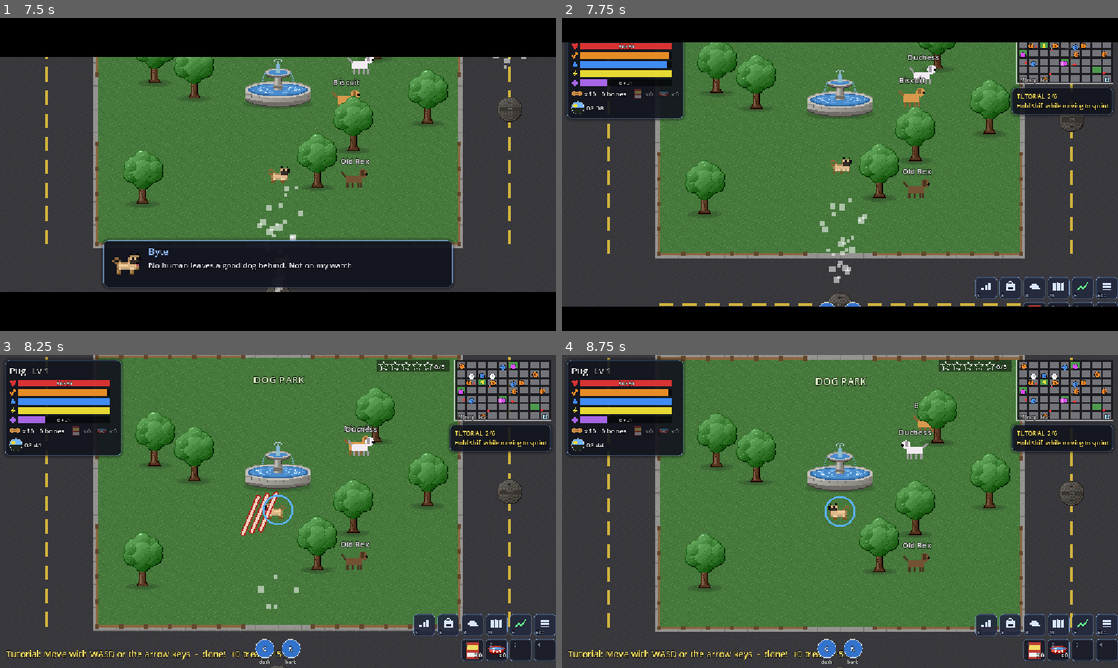
Above: before the commit, frames 1-4 (two rows, left to right).
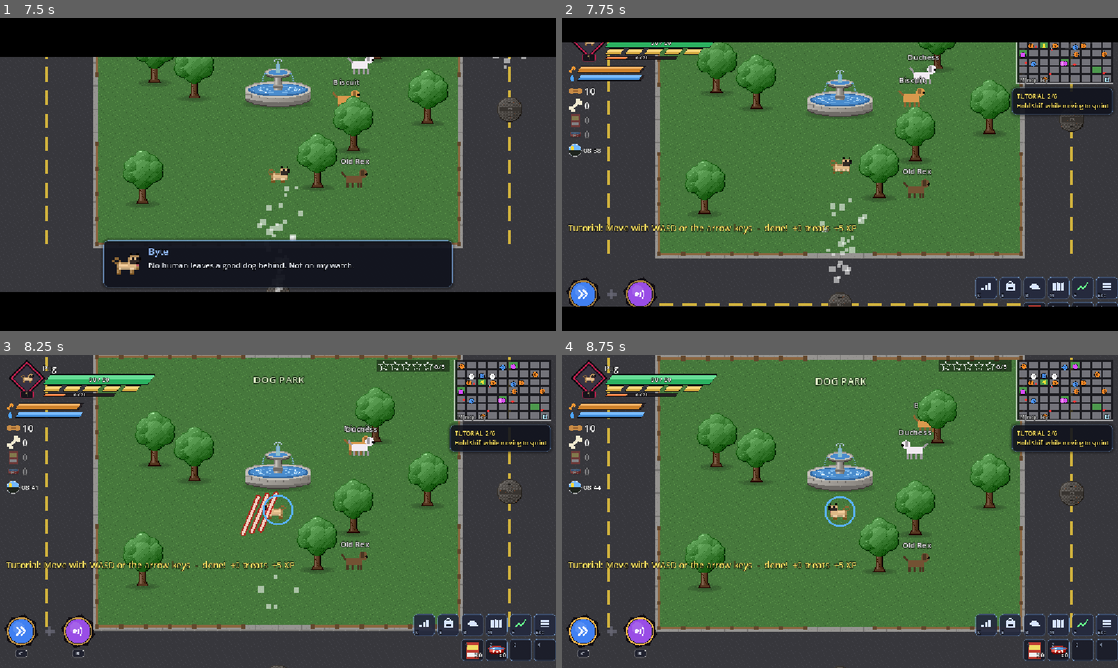
Above: after the commit, the same moments.

Repository: Damon1o/new-dog-city
Game: Godot game, scene res://scenes/Home.tscn
Same seed, same stepped clock (60 frames per second), same inputs: the game is played once before the commit and once after it.
Inputs (mouse positions are in pixels of both pictures, inside the frame that each line leads up to):
- Up to frame 1 (7.5 s): click "New Story" at 0.5 s; tap Enter at 1.25 s; move the mouse to (400, 158) at 1.27 s; hold D (move_right) 1.28-2 s; hold R (bark) 1.28-2 s; click (400, 158) at 1.42 s; tap Tab (breed) at 1.55 s; drag from (166, 190) to (250, 237) at 2.02 s; move the mouse to (333, 105) at 2.77 s; hold D (move_right) 2.78-3.5 s; hold G (pee) 2.78-3.5 s; tap C (dash) at 2.85, 6.05, 7.35 s; click (333, 105) at 2.92 s; drag from (250, 237) to (111, 127) at 3.52 s; move the mouse to (444, 221) at 4.27 s; hold A (move_left) 4.28-5 s; hold R (bark) 4.28-5 s; tap K (stats) at 4.35 s; click (444, 221) at 4.42 s; tap E (inventory) at 4.9 s; drag from (111, 127) to (194, 96) at 5.02 s; move the mouse to (305, 174) at 5.77 s; hold S (move_down) 5.78-6.5 s; hold Space (bite) 5.78-6.5 s; click (305, 174) at 5.92 s; drag from (194, 96) to (166, 190) at 6.52 s; move the mouse to (400, 158) at 7.27 s; hold W (move_up) from 7.28 s (still down); click (400, 158) at 7.42 s
- Up to frame 2 (7.75 s): keep holding W (move_up); tap K (stats) at 7.55 s
- Up to frame 3 (8.25 s): release W (move_up) at 8 s; drag from (166, 527) to (250, 574) at 8.02 s
- Up to frame 4 (8.75 s): no input

Frame 1 is identical in both runs. In frame 2, 6.9% of the frame differs, in the area x 0-54%, y 7-93%; in frame 3, 9.0%; in frame 4, 9.0%, in the area x 0-55%, y 0-99%.

Commit message:
Redesign HUD after action-RPG unit frame
- Top-left: diamond dog portrait with level tag, slanted HP bar with crimson
  damage trail, 5-pip stamina, thin XP bar; hunger/thirst as a small frame below
- Panel-less currency stack (treats, bones, purina, water) with big outlined numbers
- Abilities move bottom-left into a diamond cluster of spiked orbs: gold rim when
  ready, dark sweep + seconds on cooldown, key pill under each
- Hedgehog boss bar uses the same slanted style

Co-Authored-By: Claude Opus 5.5 <noreply@anthropic.com>

Diff:
--- a/scripts/ui/hud.gd
+++ b/scripts/ui/hud.gd
@@ -2,7 +2,9 @@
 const Look := preload("res://scripts/ui/theme.gd")
 const Items := preload("res://scripts/data/items.gd")
 const Keys := preload("res://scripts/systems/keys.gd")
-var buff_row: HBoxContainer  # food / drink buff chips above the ability bar
+var buff_row: HBoxContainer  # food / drink buff chips, bottom centre
+var portrait: Control  # diamond dog portrait, top-left
+var bones_label: Label
 ## HUD: building and per-frame updates (moved from game.gd). Widget vars stay on
 ## game so save, tests and actors keep reading them there.
 
@@ -51,6 +53,7 @@
 	return c
 
 func draw_icon(c: Control, kind: String, color: Color) -> void:
+	c.draw_set_transform(Vector2.ZERO, 0.0, Vector2.ONE * minf(c.size.x, c.size.y) / 14.0)  # shapes are in a 14 px box
 	match kind:
 		"hp":  # heart
 			c.draw_circle(Vector2(4, 5), 3.5, color)
@@ -69,22 +72,47 @@
 		"xp":  # gem
 			c.draw_colored_polygon(PackedVector2Array([Vector2(7, 0), Vector2(14, 7), Vector2(7, 14), Vector2(0, 7)]), color)
 
-func make_bar(parent: Control, key: String, color: Color) -> void:
+## Slanted bar. `size` is the drawn bar; `pips` > 0 splits it into segments (stamina).
+func make_bar(parent: Control, key: String, color: Color, size := Vector2(190, 13), icon := true, pips := 0) -> void:
 	var row := HBoxContainer.new()
+	row.add_theme_constant_override("separation", 2)
+	row.mouse_filter = Control.MOUSE_FILTER_IGNORE
 	parent.add_child(row)
-	row.add_child(make_icon(key, color))
+	if icon:
+		row.add_child(make_icon(key, color))
 	var b := Control.new()
-	b.custom_minimum_size = Vector2(190, 13)
+	b.custom_minimum_size = size + Vector2(4, 4)  # room for the dark frame
+	b.mouse_filter = Control.MOUSE_FILTER_IGNORE
 	b.draw.connect(draw_bar.bind(key))
 	row.add_child(b)
-	g.bars[key] = {"ctl": b, "color": color, "v": 1.0, "ghost": 1.0, "text": ""}
+	g.bars[key] = {"ctl": b, "color": color, "v": 1.0, "ghost": -1.0, "text": "", "pips": pips}
+
+## Parallelogram leaning right, filled `f` of the way from the left. Skew scales with height so
+## a grown copy (the frame) stays parallel.
+static func slant_poly(r: Rect2, f: float) -> PackedVector2Array:
+	var k := r.size.y * 0.75
+	var l := (r.size.x - k) * f
+	var p := r.position
+	return PackedVector2Array([p + Vector2(k, 0), p + Vector2(k + l, 0), p + Vector2(l, r.size.y), p + Vector2(0, r.size.y)])
+
+## Framed slanted bar: black frame, dark track, crimson damage trail, fill with a light sheen on top.
+func draw_slant(ci: CanvasItem, r: Rect2, v: float, ghost: float, col: Color) -> void:
+	ci.draw_colored_polygon(slant_poly(r.grow(2), 1.0), Color(0.03, 0.03, 0.05, 0.92))
+	ci.draw_colored_polygon(slant_poly(r, 1.0), Color(0.17, 0.14, 0.15, 0.92))
+	if ghost > v:
+		ci.draw_colored_polygon(slant_poly(r, ghost), Color(0.85, 0.12, 0.32))
+	if v <= 0.0:
+		return
+	var p := slant_poly(r, v)
+	ci.draw_colored_polygon(p, col.darkened(0.15))
+	ci.draw_colored_polygon(PackedVector2Array([p[0], p[1], p[1].lerp(p[2], 0.45), p[0].lerp(p[3], 0.45)]), col.lightened(0.25))
 
 func set_bar(key: String, frac: float, delta: float, text := "") -> void:
 	var b: Dictionary = g.bars[key]
 	var v := clampf(frac, 0.0, 1.0)
 	var ghost: float = b.ghost
 	b.v = v
-	b.ghost = maxf(v, move_toward(ghost, v, delta * 0.35))  # white trail shows how big the hit was
+	b.ghost = maxf(v, move_toward(ghost, v, delta * 0.35))  # crimson trail shows how big the hit was
 	b.text = text
 	b.ctl.queue_redraw()
 
@@ -93,18 +121,26 @@
 	var c: Control = b.ctl
 	var col: Color = b.color
 	var v: float = b.v
-	var ghost: float = b.ghost
+	var ghost: float = b.ghost if key in ["hp", "boss"] else 0.0  # damage trail only where hits land
 	var text: String = b.text
 	if key == "stamina" and g.player.winded:
 		col = Color(0.5, 0.5, 0.5)
 	elif key in g.LOW_KEYS and v < g.LOW:
 		col = col.lerp(Color.WHITE, 0.5 + 0.5 * sin(Time.get_ticks_msec() / 90.0))
-	c.draw_rect(Rect2(Vector2.ZERO, c.size), Color(0, 0, 0, 0.55))
-	c.draw_rect(Rect2(0, 0, c.size.x * ghost, c.size.y), Color(1, 1, 1, 0.85))
-	c.draw_rect(Rect2(0, 0, c.size.x * v, c.size.y), col)
+	var r := Rect2(Vector2(2, 2), c.size - Vector2(4, 4))
+	var n: int = b.pips
+	if n > 0:  # segmented: each pip fills in turn
+		var gap := 3.0
+		var w := (r.size.x - gap * (n - 1)) / n
+		for i in n:
+			draw_slant(c, Rect2(r.position + Vector2(i * (w + gap), 0), Vector2(w, r.size.y)), clampf(v * n - i, 0.0, 1.0), 0.0, col)
+	else:
+		draw_slant(c, r, v, ghost, col)
 	if text != "":
-		c.draw_string_outline(ThemeDB.fallback_font, Vector2(0, c.size.y - 2), text, HORIZONTAL_ALIGNMENT_CENTER, c.size.x, 10, 3, Color.BLACK)
-		c.draw_string(ThemeDB.fallback_font, Vector2(0, c.size.y - 2), text, HORIZONTAL_ALIGNMENT_CENTER, c.size.x, 10)
+		var fs := clampi(int(r.size.y) - 2, 9, 13)
+		var at := Vector2(0, r.position.y + r.size.y / 2.0 + fs * 0.36)
+		c.draw_string_outline(ThemeDB.fallback_font, at, text, HORIZONTAL_ALIGNMENT_CENTER, c.size.x, fs, 3, Color.BLACK)
+		c.draw_string(ThemeDB.fallback_font, at, text, HORIZONTAL_ALIGNMENT_CENTER, c.size.x, fs)
 
 ## Inventory slot: icon + count label. Returns the label.
 func make_slot(parent: Control, t: Texture2D) -> Label:
@@ -112,11 +148,13 @@
 	parent.add_child(box)
 	var icon := TextureRect.new()
 	icon.texture = t
-	icon.custom_minimum_size = Vector2(22, 22)
+	icon.custom_minimum_size = Vector2(28, 28)
 	icon.expand_mode = TextureRect.EXPAND_IGNORE_SIZE
 	icon.stretch_mode = TextureRect.STRETCH_KEEP_ASPECT_CENTERED
+	icon.texture_filter = CanvasItem.TEXTURE_FILTER_NEAREST
 	box.add_child(icon)
-	return hud_label(box, 14)
+	box.mouse_filter = Control.MOUSE_FILTER_IGNORE
+	return hud_label(box, 20)
 
 func build_hud() -> void:
 	var layer := CanvasLayer.new()
@@ -164,24 +202,51 @@
 	for d in g.doors.filter(func(x): return named.has(x.template)):
 		g.pois.append({"pos": d.pos, "text": named[d.template], "color": Color(0.7, 0.9, 1) if d.template == "airport" else Color(1, 0.55, 0.15)})
 
-	# top-left: stats, inventory, g.clock
-	var stats := panel()
-	stats.position = Vector2(10, 10)
-	stats.mouse_filter = Control.MOUSE_FILTER_IGNORE
-	g.hud.add_child(stats)
+	# top-left, panel-less: diamond portrait + slanted HP / stamina pips / XP, needs frame under it,
+	# then a currency column and the clock.
 	var col := VBoxContainer.new()
-	col.add_theme_constant_override("separation", 5)
-	stats.add_child(col)
-	g.title = hud_label(col, 18)
-	make_bar(col, "hp", Color(0.85, 0.2, 0.2))
-	make_bar(col, "hunger", Color(0.9, 0.55, 0.15))
-	make_bar(col, "thirst", Color(0.25, 0.55, 0.95))
-	make_bar(col, "stamina", Color(0.9, 0.85, 0.2))
-	make_bar(col, "xp", Color(0.65, 0.4, 0.9))
-	var items := HBoxContainer.new()
-	items.add_theme_constant_override("separation", 12)
+	col.position = Vector2(14, 10)
+	col.mouse_filter = Control.MOUSE_FILTER_IGNORE
+	col.add_theme_constant_override("separation", 6)
+	g.hud.add_child(col)
+	var frame := HBoxContainer.new()
+	frame.add_theme_constant_override("separation", -10)  # bars tuck under the diamond's right point
+	frame.mouse_filter = Control.MOUSE_FILTER_IGNORE
+	col.add_child(frame)
+	portrait = Control.new()
+	portrait.custom_minimum_size = Vector2(84, 84)
+	portrait.mouse_filter = Control.MOUSE_FILTER_IGNORE
+	portrait.draw.connect(draw_portrait)
+	portrait.z_index = 1  # over the bars' left ends
+	portrait.texture_filter = CanvasItem.TEXTURE_FILTER_NEAREST  # crisp pixel-art dog
+	frame.add_child(portrait)
+	var main := VBoxContainer.new()
+	main.add_theme_constant_override("separation", 1)
+	main.alignment = BoxContainer.ALIGNMENT_CENTER
+	main.mouse_filter = Control.MOUSE_FILTER_IGNORE
+	frame.add_child(main)
+	g.title = hud_label(main, 15)
+	make_bar(main, "hp", Color(0.2, 0.82, 0.45), Vector2(230, 18), false)
+	make_bar(main, "stamina", Color(0.98, 0.78, 0.3), Vector2(200, 10), false, 5)
+	make_bar(main, "xp", Color(1, 0.45, 0.15), Vector2(150, 5), false)
+	var needs := VBoxContainer.new()  # the small "companion" frame: hunger + thirst
+	needs.add_theme_constant_override("separation", 3)
+	needs.mouse_filter = Control.MOUSE_FILTER_IGNORE
+	col.add_child(needs)
+	make_bar(needs, "hunger", Color(0.95, 0.6, 0.2), Vector2(140, 9))
+	make_bar(needs, "thirst", Color(0.3, 0.65, 1), Vector2(140, 9))
+	var items := VBoxContainer.new()  # currency stack: big outlined numbers, icon on the left
+	items.add_theme_constant_override("separation", 2)
+	items.mouse_filter = Control.MOUSE_FILTER_IGNORE
 	col.add_child(items)
 	g.treat_label = make_slot(items, g.tex.treat)
+	var bone_row := HBoxContainer.new()
+	bone_row.mouse_filter = Control.MOUSE_FILTER_IGNORE
+	items.add_child(bone_row)
+	var bone := make_icon("hunger", Color(0.95, 0.92, 0.82))
+	bone.custom_minimum_size = Vector2(28, 28)
+	bone_row.add_child(bone)
+	bones_label = hud_label(bone_row, 20)
 	g.slots.purina = make_slot(items, g.tex.purina)
 	g.slots.water = make_slot(items, g.tex.water_bowl)
 	var time_row := HBoxContainer.new()
@@ -235,7 +300,7 @@
 
 	# bottom: g.toasts (left), shop / subway g.menu (centre)
 	g.toasts = VBoxContainer.new()
-	dock(g.toasts, true, 12, Control.SIZE_SHRINK_BEGIN)
+	dock(g.toasts, true, 196, Control.SIZE_SHRINK_BEGIN)  # above the ability cluster
 	g.toasts.get_parent().offset_left = 12
 	g.menu = panel()
 	var rows := VBoxContainer.new()
@@ -245,20 +310,27 @@
 		g.menu_rows.append(hud_label(rows, 16))
 	g.menu.hide()
 	dock(g.menu, true, 60)
-	# bottom centre: ability bar (spec 11 HUD); locked ones hidden. Cooldown var = "<name>_cd".
-	var abar := HBoxContainer.new()
-	abar.add_theme_constant_override("separation", 10)
-	for a in [["dash", "C", g.player.DASH_CD], ["bark", "R", g.player.BARK_CD], ["pounce", "Spc", g.player.POUNCE_CD]]:
+	# bottom-left: ability cluster (spec 11 HUD) in a diamond - pounce on top, dash left, bark right.
+	# Locked ones hidden. Cooldown var = "<name>_cd".
+	var cluster := Control.new()
+	cluster.custom_minimum_size = Vector2(190, 176)
+	cluster.mouse_filter = Control.MOUSE_FILTER_IGNORE
+	cluster.draw.connect(draw_cluster.bind(cluster))
+	dock(cluster, true, 8, Control.SIZE_SHRINK_BEGIN)
+	cluster.get_parent().offset_left = 8
+	for a in [["dash", Vector2(0, 76), g.player.DASH_CD], ["bark", Vector2(118, 76), g.player.BARK_CD],
+			["pounce", Vector2(59, 0), g.player.POUNCE_CD]]:
 		var c := Control.new()
-		c.custom_minimum_size = Vector2(44, 52)
+		c.size = Vector2(72, 98)
+		c.position = a[1]
+		c.mouse_filter = Control.MOUSE_FILTER_IGNORE
 		c.draw.connect(draw_ability.bind(a[0]))
-		abar.add_child(c)
-		g.abilities[a[0]] = {"ctl": c, "key": a[1], "max": a[2], "v": 0.0}
-	dock(abar, true, 4)
+		cluster.add_child(c)
+		g.abilities[a[0]] = {"ctl": c, "max": a[2], "v": 0.0}
 	buff_row = HBoxContainer.new()
 	buff_row.add_theme_constant_override("separation", 8)
 	buff_row.mouse_filter = Control.MOUSE_FILTER_IGNORE
-	dock(buff_row, true, 62)
+	dock(buff_row, true, 12)
 	for slot in ["food", "drink"]:
 		var chip := panel(0.8)
 		chip.name = slot
@@ -403,7 +475,8 @@
 			g.menu_rows[i].modulate = Color(0.6, 1, 0.7) if rows[i][1] else Color(0.6, 0.6, 0.6)
 
 func update_hud(delta: float) -> void:
-	g.title.text = "%s   Lv %d" % [g.player.display_name(), g.player.level]
+	g.title.text = g.player.display_name()
+	portrait.queue_redraw()
 	set_bar("hp", g.player.hp / g.player.max_hp, delta, "%d / %d" % [ceili(g.player.hp), int(g.player.max_hp)])
 	set_bar("hunger", g.player.hunger / 100.0, delta)
 	set_bar("thirst", g.player.thirst / 100.0, delta)
@@ -423,16 +496,18 @@
 	if g.player.treats != g.last_treats:
 		if g.last_treats >= 0:  # pop green on gain, red on spend
 			g.treat_label.modulate = Color(0.5, 1, 0.5) if g.player.treats > g.last_treats else Color(1, 0.45, 0.45)
+			g.treat_label.pivot_offset = g.treat_label.size / 2.0
 			g.treat_label.scale = Vector2.ONE * 1.5
 			var tw := create_tween().set_parallel()
 			tw.tween_property(g.treat_label, "scale", Vector2.ONE, 0.25)
 			tw.tween_property(g.treat_label, "modulate", Color.WHITE, 0.4)
 		g.last_treats = g.player.treats
-		g.treat_label.text = "x%d   %d bones" % [g.player.treats, g.economy.bones]
+		g.treat_label.text = "%d" % g.player.treats
+	bones_label.text = "%d" % g.economy.bones
 	for item in ["purina", "water"]:
 		var n: int = g.player.get(item)
 		var l: Label = g.slots[item]
-		l.text = "x%d" % n  # used from the hotbar (keys 1-4)
+		l.text = "%d" % n  # used from the hotbar (keys 1-4)
 		l.get_parent().modulate.a = 1.0 if n > 0 else 0.4
 	var mins = int(g.tod * 1440.0)
 	g.info.text = "%02d:%02d" % [mins / 60, mins % 60]
@@ -452,29 +527,90 @@
 		ab.ctl.visible = n != "pounce" or g.player.level >= g.player.POUNCE_LEVEL
 		ab.ctl.queue_redraw()
 
-## Ability slot: round button with its key, name under it, dark sweep for the cooldown left.
+## Ability orb: spiked dark ring, coloured core with an icon, gold rim when ready, dark sweep +
+## seconds while cooling down, key pill under it.
+const AB_COLOR := {"dash": Color(0.25, 0.5, 0.95), "bark": Color(0.6, 0.3, 0.9), "pounce": Color(0.2, 0.75, 0.6)}
+
 func draw_ability(n: String) -> void:
 	var ab: Dictionary = g.abilities[n]
 	var c: Control = ab.ctl
-	var mid := Vector2(c.size.x / 2.0, 20)
+	var mid := Vector2(c.size.x / 2.0, 36)
 	var font := ThemeDB.fallback_font
-	c.draw_circle(mid, 19, Color(0.2, 0.45, 0.8) if ab.v <= 0.0 else Color(0.25, 0.25, 0.3))
-	if ab.v > 0.0:  # clockwise from 12 o'clock; a thick arc avoids polygon triangulation at tiny slices
-		c.draw_arc(mid, 9.5, -PI / 2.0, -PI / 2.0 + TAU * ab.v, 32, Color(0, 0, 0, 0.65), 19.0)
-	c.draw_arc(mid, 19, 0, TAU, 32, Color(1, 1, 1, 0.7), 1.5)
+	var ready: bool = ab.v <= 0.0
+	var core: Color = AB_COLOR[n] if ready else AB_COLOR[n].darkened(0.55)
+	var spikes := PackedVector2Array()  # 8-point star behind the ring
+	for i in 16:
+		spikes.append(mid + Vector2.RIGHT.rotated(TAU * i / 16.0 + PI / 16.0) * (36.0 if i % 2 == 0 else 31.0))
+	c.draw_colored_polygon(spikes, Color(0.05, 0.04, 0.06, 0.95))
+	c.draw_circle(mid, 29, Color(0.16, 0.14, 0.17))
+	c.draw_circle(mid, 25, core)
+	c.draw_circle(mid + Vector2(-6, -7), 12, Color(1, 1, 1, 0.12))  # glassy highlight
+	ab_icon(c, n, mid, Color(1, 1, 1, 0.9 if ready else 0.45))
+	if not ready:  # clockwise from 12 o'clock; a thick arc avoids polygon triangulation at tiny slices
+		c.draw_arc(mid, 12.5, -PI / 2.0, -PI / 2.0 + TAU * ab.v, 32, Color(0, 0, 0, 0.6), 25.0)
+		var secs := "%d" % ceili(float(g.player.get(n + "_cd")))
+		c.draw_string_outline(font, mid + Vector2(-c.size.x / 2.0, 7), secs, HORIZONTAL_ALIGNMENT_CENTER, c.size.x, 20, 4, Color.BLACK)
+		c.draw_string(font, mid + Vector2(-c.size.x / 2.0, 7), secs, HORIZONTAL_ALIGNMENT_CENTER, c.size.x, 20)
+	var pulse := 0.8 + 0.2 * sin(Time.get_ticks_msec() / 300.0)
+	c.draw_arc(mid, 28, 0, TAU, 40, Color(0.95, 0.72, 0.3, pulse) if ready else Color(0.35, 0.33, 0.38), 3.0 if ready else 2.0)
 	var key: String = Keys.label("bite" if n == "pounce" else n).get_slice(" / ", 0).left(5)  # follows rebinding
-	c.draw_string_outline(font, Vector2(0, 25), key, HORIZONTAL_ALIGNMENT_CENTER, c.size.x, 13, 3, Color.BLACK)
-	c.draw_string(font, Vector2(0, 25), key, HORIZONTAL_ALIGNMENT_CENTER, c.size.x, 13)
-	c.draw_string_outline(font, Vector2(0, 51), n, HORIZONTAL_ALIGNMENT_CENTER, c.size.x, 10, 3, Color.BLACK)
-	c.draw_string(font, Vector2(0, 51), n, HORIZONTAL_ALIGNMENT_CENTER, c.size.x, 10)
+	var w := maxf(font.get_string_size(key, HORIZONTAL_ALIGNMENT_LEFT, -1, 11).x + 12, 26)
+	var pill := Rect2(mid.x - w / 2.0, 74, w, 16)
+	var sb := Look.box(Color(0.12, 0.13, 0.18, 0.95), 4, Color(1, 1, 1, 0.35), 0)
+	sb.shadow_size = 0
+	c.draw_style_box(sb, pill)
+	c.draw_string(font, Vector2(pill.position.x, 86), key, HORIZONTAL_ALIGNMENT_CENTER, w, 11, Look.TEXT)
+
+## Simple white glyph per ability, centred on `m`.
+func ab_icon(c: Control, n: String, m: Vector2, col: Color) -> void:
+	match n:
+		"dash":  # speed chevrons
+			for i in 2:
+				var o := m + Vector2(-5 + i * 9, 0)
+				c.draw_polyline(PackedVector2Array([o + Vector2(-5, -9), o + Vector2(4, 0), o + Vector2(-5, 9)]), col, 4.0)
+		"bark":  # mouth + sound waves
+			c.draw_circle(m + Vector2(-7, 0), 4.0, col)
+			for r in [8.0, 14.0]:
+				c.draw_arc(m + Vector2(-7, 0), r, -0.7, 0.7, 10, col, 2.5)
+		"pounce":  # paw
+			c.draw_circle(m + Vector2(0, 5), 6.5, col)
+			for p in [Vector2(-8, -3), Vector2(-3, -9), Vector2(3, -9), Vector2(8, -3)]:
+				c.draw_circle(m + p, 3.0, col)
+
+## Faint "+" hub between the orbs.
+func draw_cluster(c: Control) -> void:
+	var m := Vector2(95, 112)
+	c.draw_rect(Rect2(m - Vector2(10, 3), Vector2(20, 6)), Color(0.4, 0.4, 0.45, 0.8))
+	c.draw_rect(Rect2(m - Vector2(3, 10), Vector2(6, 20)), Color(0.4, 0.4, 0.45, 0.8))
+
+## Dog portrait in a diamond: black frame, crimson gem rim (pulses at low HP), level tag under it.
+func draw_portrait() -> void:
+	var c := portrait
+	var m := c.size / 2.0 + Vector2(0, -4)
+	var gem := Color(0.75, 0.12, 0.3)
+	if g.player.hp / g.player.max_hp < g.LOW:
+		gem = gem.lerp(Color(1, 0.4, 0.4), 0.5 + 0.5 * sin(Time.get_ticks_msec() / 90.0))
+	for ring in [[38.0, Color(0.03, 0.03, 0.05, 0.95)], [34.0, gem], [30.0, Color(0.1, 0.08, 0.11)], [27.0, Color(0.22, 0.2, 0.26)]]:
+		var r: float = ring[0]
+		c.draw_colored_polygon(PackedVector2Array([m + Vector2(0, -r), m + Vector2(r, 0), m + Vector2(0, r), m + Vector2(-r, 0)]), ring[1])
+	var t: Texture2D = g.player.sprite.texture
+	if t:  # first frame of the breed sheet
+		var frame := Vector2(t.get_width() / 2.0, t.get_height())
+		var sz := frame * (34.0 / maxf(frame.x, frame.y))
+		c.draw_texture_rect_region(t, Rect2(m - sz / 2.0, sz), Rect2(Vector2.ZERO, frame))
+	var font := ThemeDB.fallback_font
+	var tag := Rect2(m.x - 14, m.y + 26, 28, 16)
+	var sb := Look.box(Color(0.08, 0.07, 0.1, 0.95), 3, gem, 0)
+	sb.shadow_size = 0
+	c.draw_style_box(sb, tag)
+	c.draw_string(font, Vector2(tag.position.x, tag.position.y + 12), str(g.player.level), HORIZONTAL_ALIGNMENT_CENTER, tag.size.x, 12, Color(1, 0.9, 0.5))
 
 func draw_overlay() -> void:
 	var xf = g.get_canvas_transform()  # world -> screen
 	var font := ThemeDB.fallback_font
 	if g.hedgehog.active:
 		var bar = Rect2((g.overlay.size.x - 360.0) / 2.0, 34.0, 360.0, 14.0)
-		g.overlay.draw_rect(bar.grow(2), Color(0, 0, 0, 0.7))
-		g.overlay.draw_rect(Rect2(bar.position, Vector2(bar.size.x * maxf(g.hedgehog.hp, 0.0) / g.hedgehog.max_hp, bar.size.y)), Color(0.85, 0.3, 0.9))
+		draw_slant(g.overlay, bar, maxf(g.hedgehog.hp, 0.0) / g.hedgehog.max_hp, 0.0, Color(0.85, 0.3, 0.9))
 		g.overlay.draw_string_outline(font, Vector2(bar.position.x, 26.0), "BOSS HEDGEHOG   wave %d / %d" % [g.hedgehog.wave + 1, g.hedgehog.WAVES],
 			HORIZONTAL_ALIGNMENT_CENTER, bar.size.x, 14, 4, Color.BLACK)
 		g.overlay.draw_string(font, Vector2(bar.position.x, 26.0), "BOSS HEDGEHOG   wave %d / %d" % [g.hedgehog.wave + 1, g.hedgehog.WAVES],
